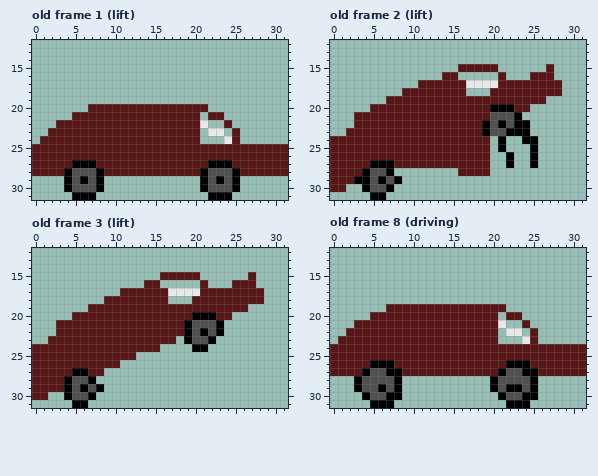
A pixel-art file gets an edit: car.aseprite. The picture above was drawn from the file before the commit.
32x32 pixels, 9 frames. Colours within 5 levels of each other are drawn and written as one. Shown: old frame 1 (lift): x 0..31, y 12..31; old frame 2 (lift): x 0..31, y 12..31; old frame 3 (lift): x 0..31, y 12..31; old frame 8 (driving): x 0..31, y 12..31. The commit also changed other frames, which this record leaves out.
New version:
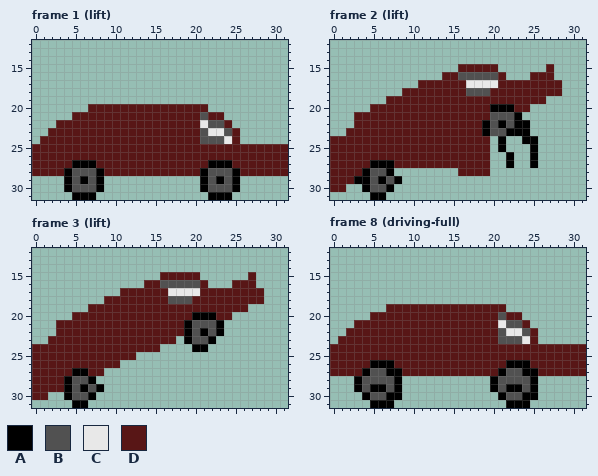
Palette (. is transparent): A #000000  B #515151  C #e8e8e8  D #581616
A new or re-ordered frame is compared with the old frame closest to it.
The edit:
frames 9 -> 10
Frame 1 (lift) is new; against old frame 1 (lift):
y 21: x 21 . -> B
y 22: x 22..23 .. -> BB
y 23: x 21 . -> B; x 24 . -> B
y 24: x 21..23 ... -> BBB
Frame 2 (lift) is new; against old frame 2 (lift):
y 16: x 16..20 ..... -> BBBBB
y 18: x 17..19 ... -> BBB
Frame 3 (lift) is new; against old frame 3 (lift): the same change as frame 2 (lift)
Frame 8 (driving-full) is new; against old frame 8 (driving):
y 20: x 21 . -> B
y 21: x 22..23 .. -> BB
y 22: x 21 . -> B; x 24 . -> B
y 23: x 21..23 ... -> BBB
y 29: x 5 B -> A
